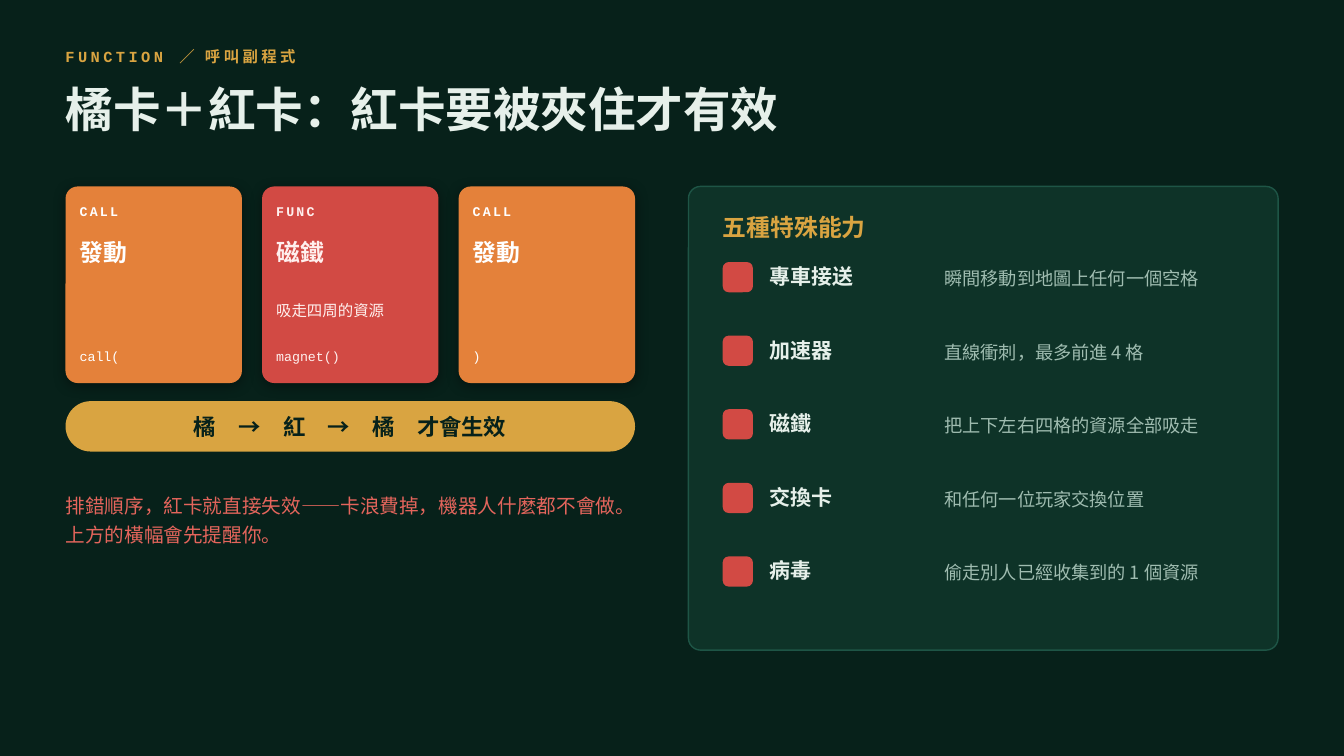
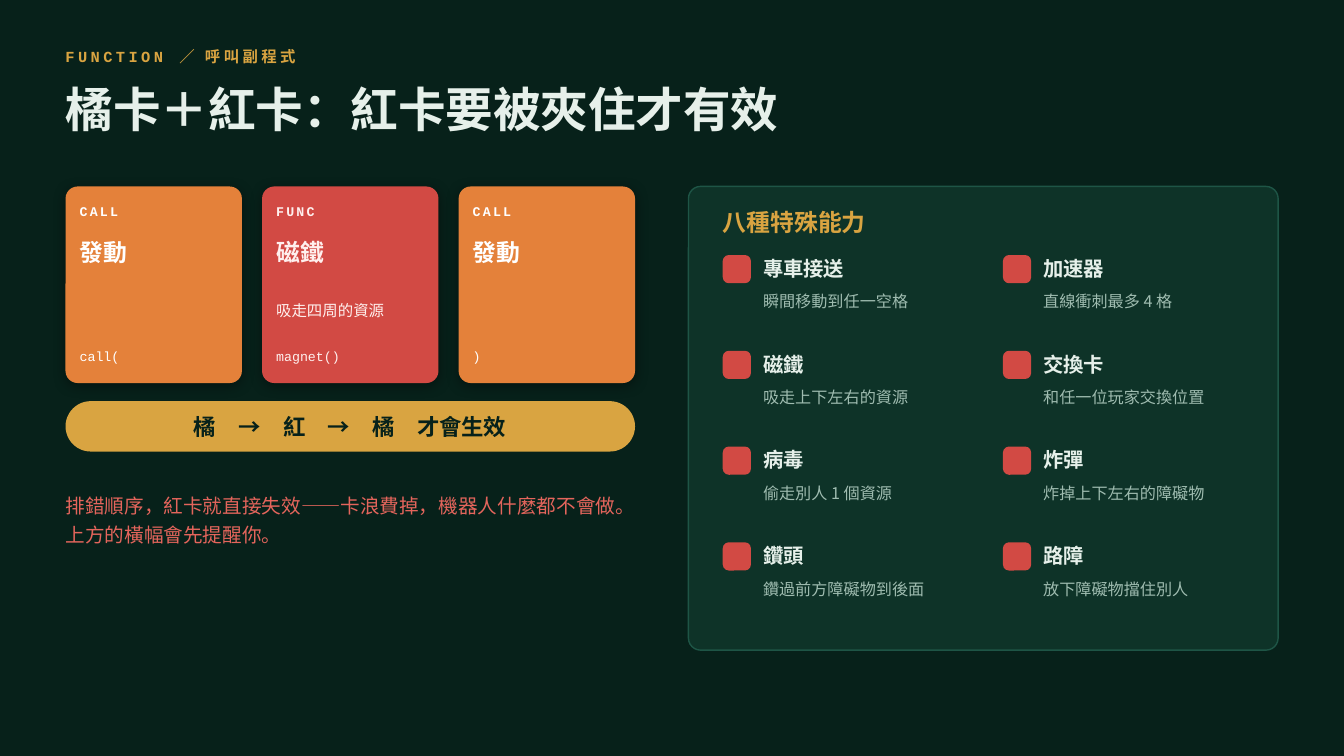
Before and after one commit to jack1214w/robot-city, a slide deck: slide 9 of 機器人蓋城市-遊戲規則.pptx. Drawn at 1344x756 pixels with LibreOffice and Linux fonts; fonts in the diff are those of the drawing. Boxes give left, top, right and bottom in pixels: in the first picture for what was removed or moved away, otherwise in the second. Text is boxed around its words. In the diff, an @@ line names an element or a change of style, - is before the commit and + after.

```diff
--- a/機器人蓋城市-遊戲規則.pptx
+++ b/機器人蓋城市-遊戲規則.pptx
@@ text at (723, 210, 866, 234): text changed @@
-五種特殊能力
+八種特殊能力
@@ rounded rectangle: place and size @@
-rounded rectangle at (723, 262, 753, 292)
+rounded rectangle at (723, 255, 751, 283)
@@ rounded rectangle: place and size @@
-rounded rectangle at (723, 336, 753, 366)
+rounded rectangle at (1003, 255, 1031, 283)
@@ text "加速器": place and size @@
-text "加速器" at (769, 340, 832, 360)
+text "加速器" at (1043, 259, 1104, 278)
@@ text at (763, 293, 908, 308): text changed; size 13 to 11.5 pt @@
-瞬間移動到地圖上任何一個空格
+瞬間移動到任一空格
@@ text at (1043, 293, 1172, 309): text changed; size 13 to 11.5 pt @@
-直線衝刺，最多前進 4 格
+直線衝刺最多 4 格
@@ rounded rectangle: place and size @@
-rounded rectangle at (723, 409, 753, 440)
+rounded rectangle at (723, 351, 751, 379)
@@ text "磁鐵": place and size @@
-text "磁鐵" at (769, 410, 811, 436)
+text "磁鐵" at (763, 350, 804, 377)
@@ proportions changed in 5 elements at (723, 255, 751, 283), (723, 351, 751, 379), (723, 447, 751, 475), (1003, 255, 1031, 283), (1003, 351, 1031, 379) @@
@@ rounded rectangle: place and size @@
-rounded rectangle at (723, 483, 753, 513)
+rounded rectangle at (1003, 351, 1031, 379)
@@ size 15 to 14.5 pt in 5 elements at (763, 259, 844, 278), (763, 350, 804, 377), (763, 449, 804, 469), (1043, 259, 1104, 278), (1043, 354, 1104, 374) @@
@@ text "交換卡": place and size @@
-text "交換卡" at (769, 487, 832, 507)
+text "交換卡" at (1043, 354, 1104, 374)
@@ text at (763, 389, 908, 405): text changed; size 13 to 11.5 pt @@
-把上下左右四格的資源全部吸走
+吸走上下左右的資源
@@ text at (1043, 389, 1204, 404): text changed; size 13 to 11.5 pt @@
-和任何一位玩家交換位置
+和任一位玩家交換位置
@@ rounded rectangle: place and size @@
-rounded rectangle at (723, 557, 753, 587)
+rounded rectangle at (723, 447, 751, 475)
@@ text "病毒": place and size @@
-text "病毒" at (769, 558, 811, 584)
+text "病毒" at (763, 449, 804, 469)
@@ rounded rectangle added at (1003, 447, 1031, 475), fill #D24A44 @@
@@ text added at (1043, 450, 1084, 469), 14.5 pt, text #E6F0EA, bold @@
+炸彈
@@ text at (763, 485, 892, 501): text changed; size 13 to 11.5 pt @@
-偷走別人已經收集到的 1 個資源
+偷走別人 1 個資源
@@ text added at (1043, 485, 1204, 501), 11.5 pt, text #9FBCB0 @@
+炸掉上下左右的障礙物
@@ rounded rectangle added at (723, 542, 751, 571), fill #D24A44 @@
@@ text added at (763, 542, 804, 569), 14.5 pt, text #E6F0EA, bold @@
+鑽頭
@@ rounded rectangle added at (1003, 542, 1031, 571), fill #D24A44 @@
@@ text added at (1043, 546, 1084, 565), 14.5 pt, text #E6F0EA, bold @@
+路障
@@ text added at (763, 581, 924, 597), 11.5 pt, text #9FBCB0 @@
+鑽過前方障礙物到後面
@@ text added at (1043, 581, 1188, 597), 11.5 pt, text #9FBCB0 @@
+放下障礙物擋住別人
```
Also in this commit, not shown: 5 other slides changed, 5 other files.
